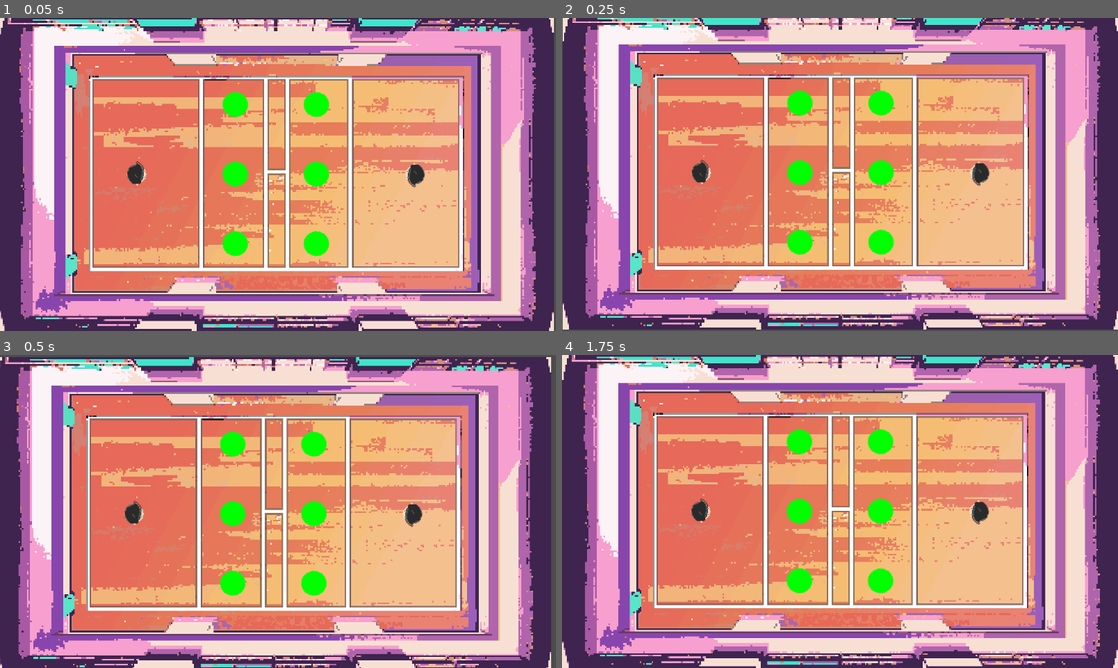
Above: before the commit, frames 1-4 (two rows, left to right).
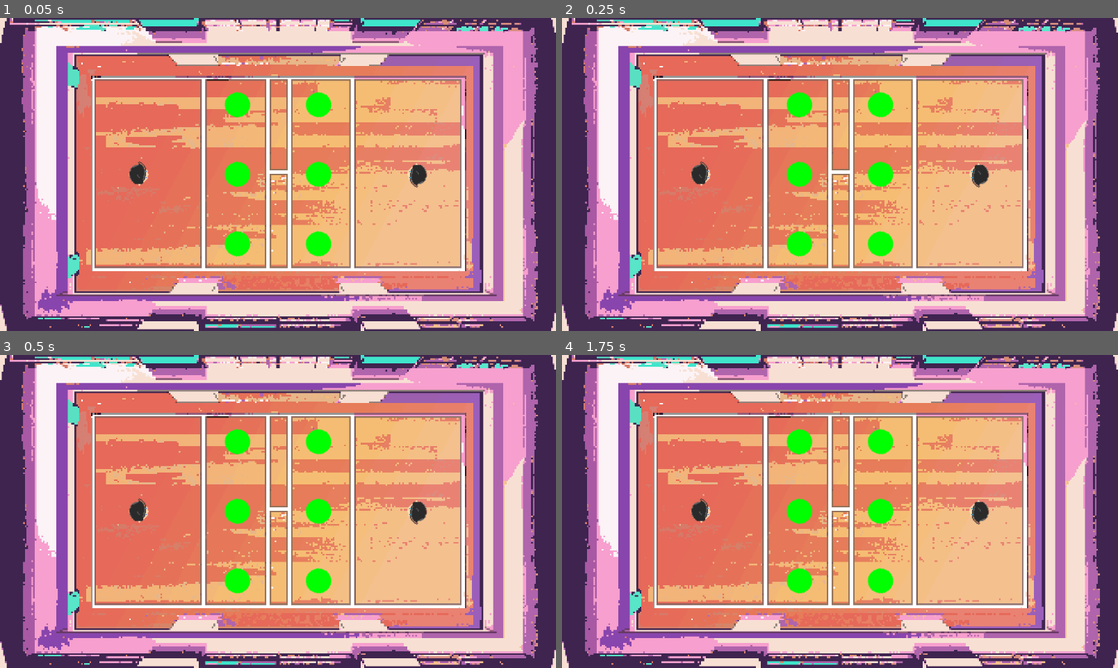
Above: after the commit, the same moments.

Repository: blongty/dodgeballics167
Game: Godot game, scene res://levels/level/Dodgeballistic.tscn
The game is run twice, just before and just after one commit, with the same random seed, the same clock (stepped at 60 frames per second) and the same inputs.
Inputs (mouse positions are in pixels of both pictures, inside the frame that each line leads up to):
- Up to frame 1 (0.05 s): no input
- Up to frame 2 (0.25 s): no input
- Up to frame 3 (0.5 s): no input
- Up to frame 4 (1.75 s): tap Enter at 0.5 s; move the mouse to (962, 495) at 0.52 s; hold D (MOVE_RIGHT) 0.53-1.28 s; tap E (INTERACT) at 0.6 s; click (962, 495) at 0.67 s; tap Space at 0.77, 1.25, 1.52 s; move the mouse to (728, 527) at 1.27 s; hold S (MOVE_DOWN) from 1.28 s (still down); click (728, 527) at 1.35 s

The runs differ from the first frame. In frame 1, 19% of the frame differs, in the area x 0-100%, y 0-100%; in frame 2, 22%; in frame 3, 39%; in frame 4, nothing differs.

Commit message:
I think i get the death part and shake part work

Diff:
--- a/components/objects/Player/Player.gd
+++ b/components/objects/Player/Player.gd
@@ -173,4 +173,6 @@
 		if area.parent.state == 0:
 			pass
 		else:
+			var parent = get_parent();
+			parent.shake();
 			queue_free();
--- a/components/objects/Player/shake/shake.gd
+++ b/components/objects/Player/shake/shake.gd
@@ -32,4 +32,5 @@
 	$ShakeTween.interpolate_property(camera, "offset", camera.offset, Vector2(), $fre.wait_time, TRANS, EASE)
 	$ShakeTween.start()
 func _on_Field_ready():
-	start();
+	pass;
+	#start();
--- /dev/null
+++ b/levels/level/Camera2D.gd
@@ -0,0 +1,11 @@
+extends Camera2D
+
+var shake
+
+
+# Called when the node enters the scene tree for the first time.
+func _ready():
+	shake = get_node("Shake");
+
+func shake():
+	shake.start()
--- a/levels/level/Dodgeballistic.tscn
+++ b/levels/level/Dodgeballistic.tscn
@@ -1,10 +1,11 @@
-[gd_scene load_steps=6 format=2]
+[gd_scene load_steps=7 format=2]
 
 [ext_resource path="res://levels/level/pixelate-field.png" type="Texture" id=1]
 [ext_resource path="res://components/objects/Player/Player.tscn" type="PackedScene" id=2]
 [ext_resource path="res://components/objects/snowball/snowball.tscn" type="PackedScene" id=3]
 [ext_resource path="res://levels/level/test.gd" type="Script" id=4]
 [ext_resource path="res://components/objects/Player/shake/shake.tscn" type="PackedScene" id=5]
+[ext_resource path="res://levels/level/Camera2D.gd" type="Script" id=6]
 
 [node name="Field" type="Node2D"]
 script = ExtResource( 4 )
@@ -60,6 +61,7 @@
 [node name="Camera2D" type="Camera2D" parent="."]
 position = Vector2( 960, 540 )
 current = true
+script = ExtResource( 6 )
 
 [node name="Shake" parent="Camera2D" instance=ExtResource( 5 )]
 [connection signal="ready" from="." to="Camera2D/Shake" method="_on_Field_ready"]
--- a/levels/level/test.gd
+++ b/levels/level/test.gd
@@ -1,3 +1,7 @@
 extends Node2D
+var camera
 func _ready():
-	pass
+	camera = get_node("Camera2D")
+
+func shake():
+	camera.shake()
